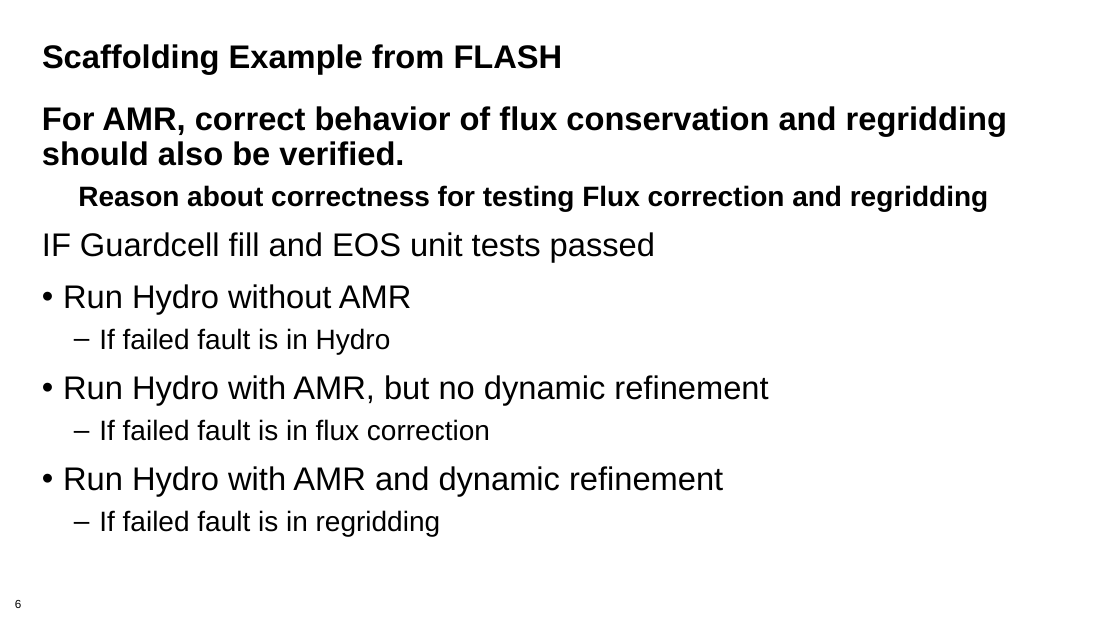
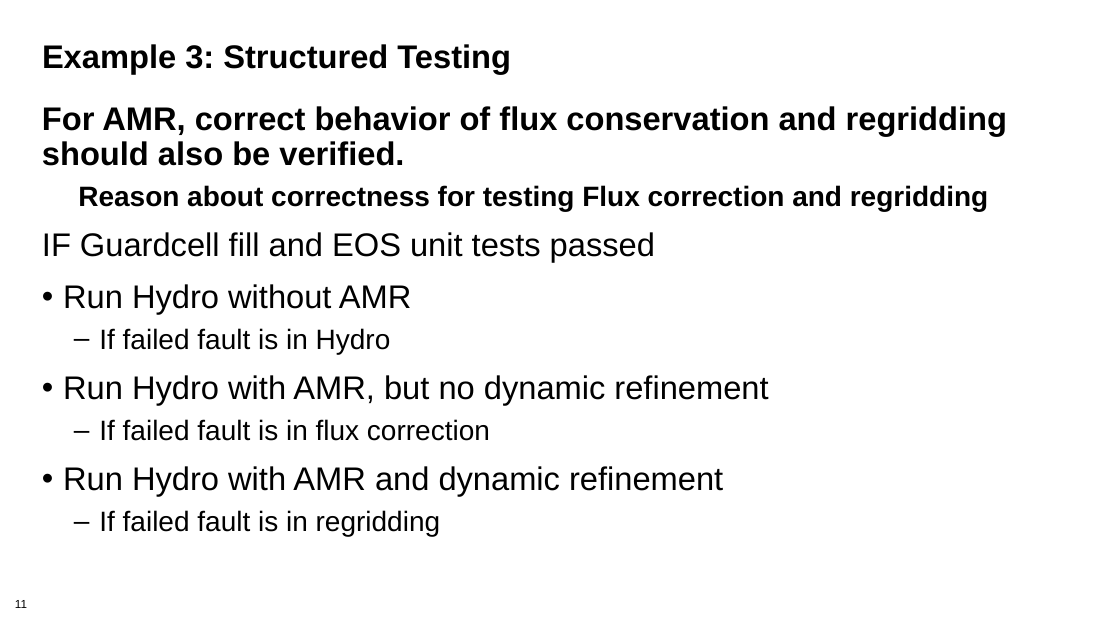
Before and after one commit to bssw-tutorial/presentations, a slide deck: slide 11 of testing2.pptx (slide 6 before the commit). Drawn at 1120x630 pixels with LibreOffice and Linux fonts; fonts in the diff are those of the drawing; background and template pictures are left out. Boxes give left, top, right and bottom in pixels: in the first picture for what was removed or moved away, otherwise in the second. Text is boxed around its words. In the diff, an @@ line names an element or a change of style, - is before the commit and + after.

Commit message:
Use the ISS testing presentations as the starting point for ISC.

```diff
--- a/testing2.pptx
+++ b/testing2.pptx
@@ title at (x1=42, y1=44, x2=511, y2=74): text changed @@
-Scaffolding Example from FLASH
+Example 3: Structured Testing
@@ page number at (x1=15, y1=600, x2=27, y2=608): text changed @@
-6
+11
```
Also in this commit, not shown: 7 other slides changed, 6 slides added.
